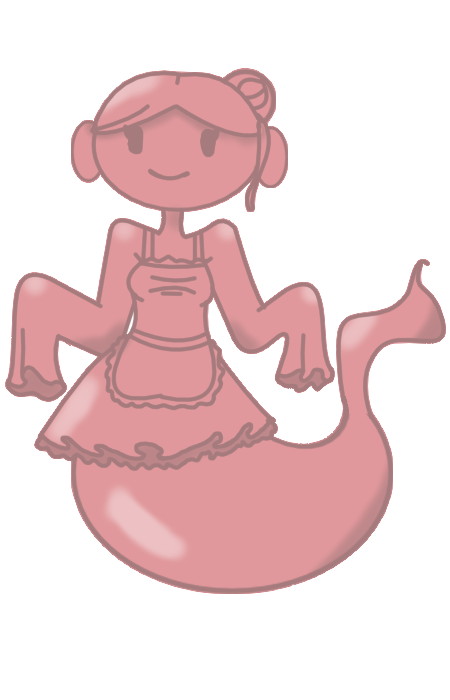
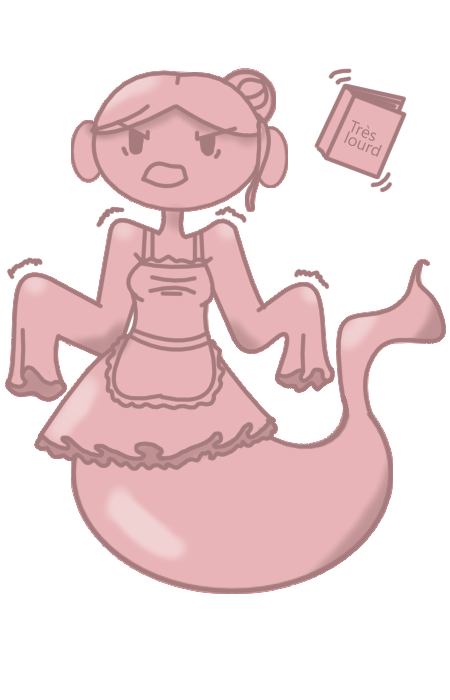
Layer changes from the first 450 x 700 image to the second:
added group "colère" with 5 layers in group "expression" over [7, 68, 446, 356]
added layer "livre" in group "colère" over [256, 68, 407, 193]
added layer "Calque de dessin 4" (55%) in group "colère" over [256, 68, 407, 192]
added layer "Copier de Calque de dessin 4" (90%) in group "colère" over [256, 68, 407, 193]
added layer "visage" (1st of 3, in "expression" › "colère") in group "colère" over [7, 68, 405, 356]
hid group "neutre" (1 layers) over [92, 68, 284, 256]
painted on "visage" (3rd of 3, in "line") over [71, 68, 284, 256]
painted on "robe" over [5, 192, 348, 512]
painted on "bas" over [28, 256, 446, 594]
painted on "ombre" over [5, 68, 446, 594]
painted on "ligth" over [5, 68, 446, 594]
"fond": opacity 75% → 55%, painted on it over [5, 68, 446, 594]
"fond blanc": opacity 70% → 90%, painted on it over [5, 68, 446, 594]
